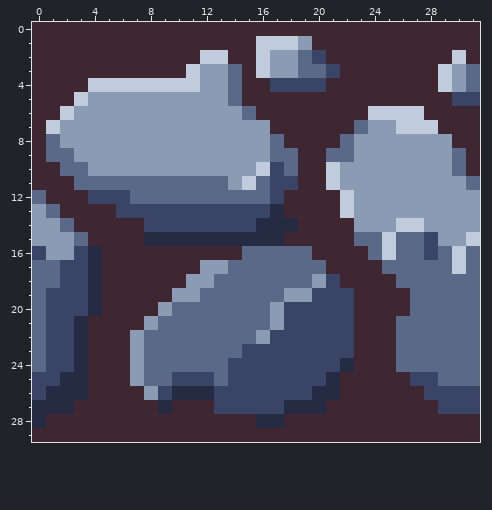
Two versions of one pixel-art sprite, assets/images/tiles/fixed/3.png. Above: the version before the commit.
The file is 32x30 pixels.
New version:
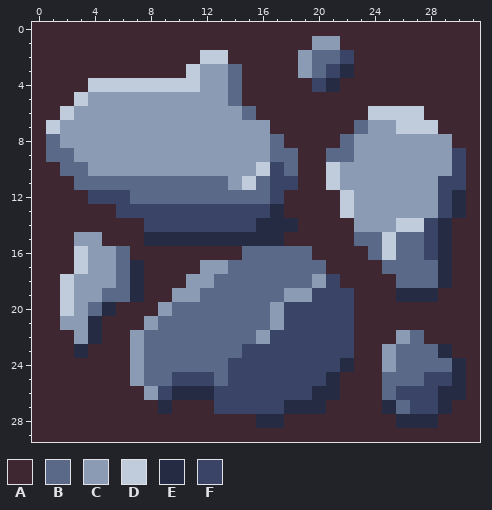
Palette (. is transparent): A #3e2731  B #5a6988  C #8b9bb4  D #c0cbdc  E #262b44  F #3a4466
The edit:
Changed rows in their new state; - is an unchanged pixel.
first column x 16:
 1 AAAACC----------
 2 AAACBBF-------A-
 3 AAAC--E------AAA
 4 -AAA-E-------AAA
 5 --------------AA
first column x 0:
 9 ------------------------------F-
10 ------------------------------F-
11 -----------------------------FFA
12 A----------------------------FEA
13 AA---------------------------FEA
14 AAA-------------------------FEAA
15 AAACC------------------------EAA
16 AAADCCB----------------------EAA
17 AAADCCBE---------------------EAA
18 AADCCCBE---------------------EAA
19 AADCCBBE------------------EEEAAA
20 AADCBE---------------------AAAAA
21 AACCE---------------------AAAAAA
22 AAACE---------------------C-AAAA
23 AAA----------------------C---EAA
24 AAAA---------------------C----EA
25 AAAA---------------------BBB-FEA
26 AAAA---------------------BFF-EEA
27 AAA----------------------EBFFEAA
28 A-------------------------EEE---
Changed places in both pictures, as pixel boxes (x1, y1, x2, y2):
changed: (256, 36, 354, 92)
changed: (438, 50, 480, 106)
changed: (382, 148, 480, 428)
changed: (32, 190, 144, 428)
